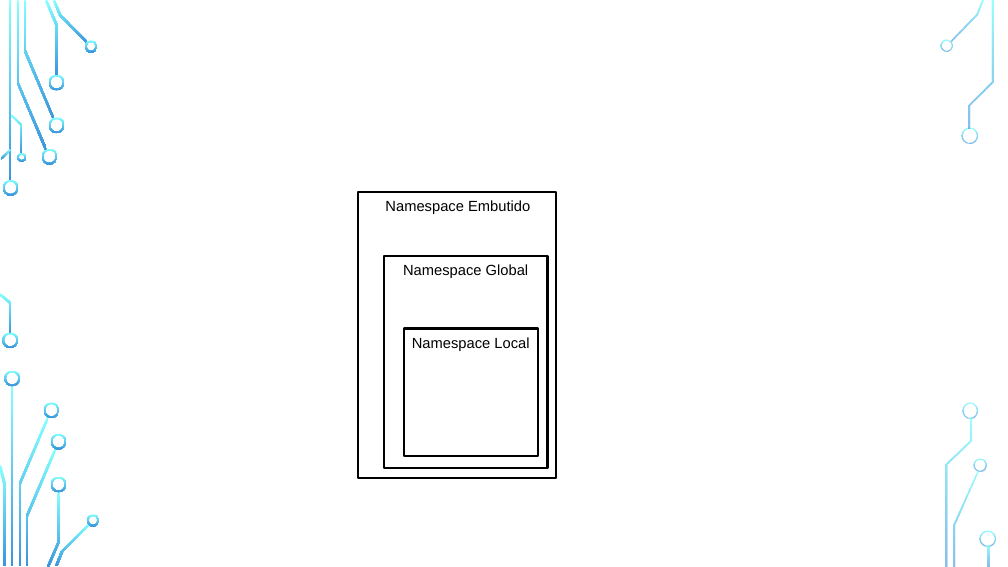
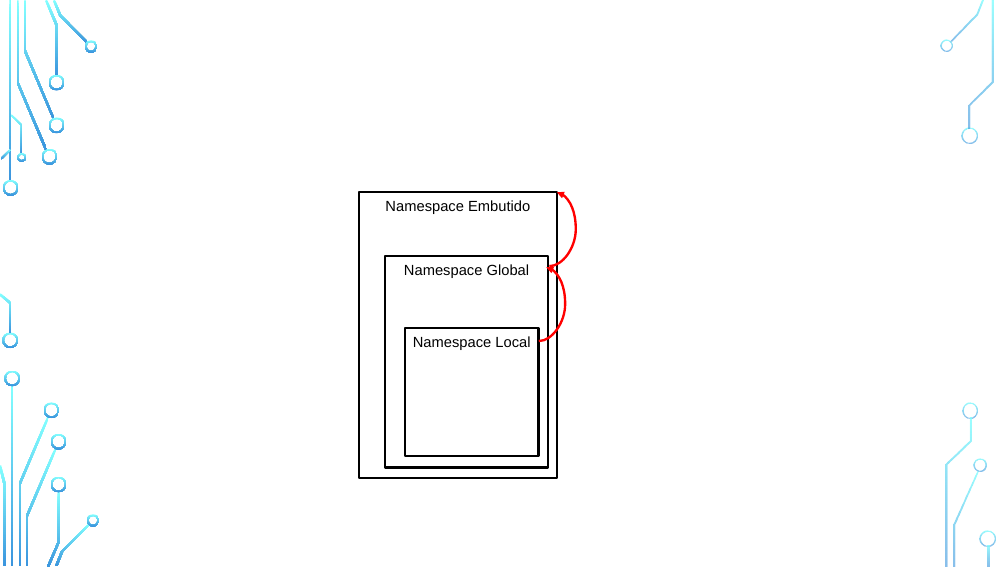
Before and after one commit to zz4fap/python-programming, a slide deck: slide 73 of figures/C126_figures.pptx. Drawn at 1008x567 pixels with LibreOffice and Linux fonts; fonts in the diff are those of the drawing; background and template pictures are left out. Boxes give left, top, right and bottom in pixels: in the first picture for what was removed or moved away, otherwise in the second. Text is boxed around its words. In the diff, an @@ line names an element or a change of style, - is before the commit and + after.

```diff
--- a/figures/C126_figures.pptx
+++ b/figures/C126_figures.pptx
@@ curved arrow added from (550, 266) to (557, 192), #FF0000 2.25 pt @@
@@ curved arrow added from (539, 341) to (547, 267), #FF0000 2.25 pt @@
```
Also in this commit, not shown: 1 other slide changed, 1 slide added, 4 other files.
